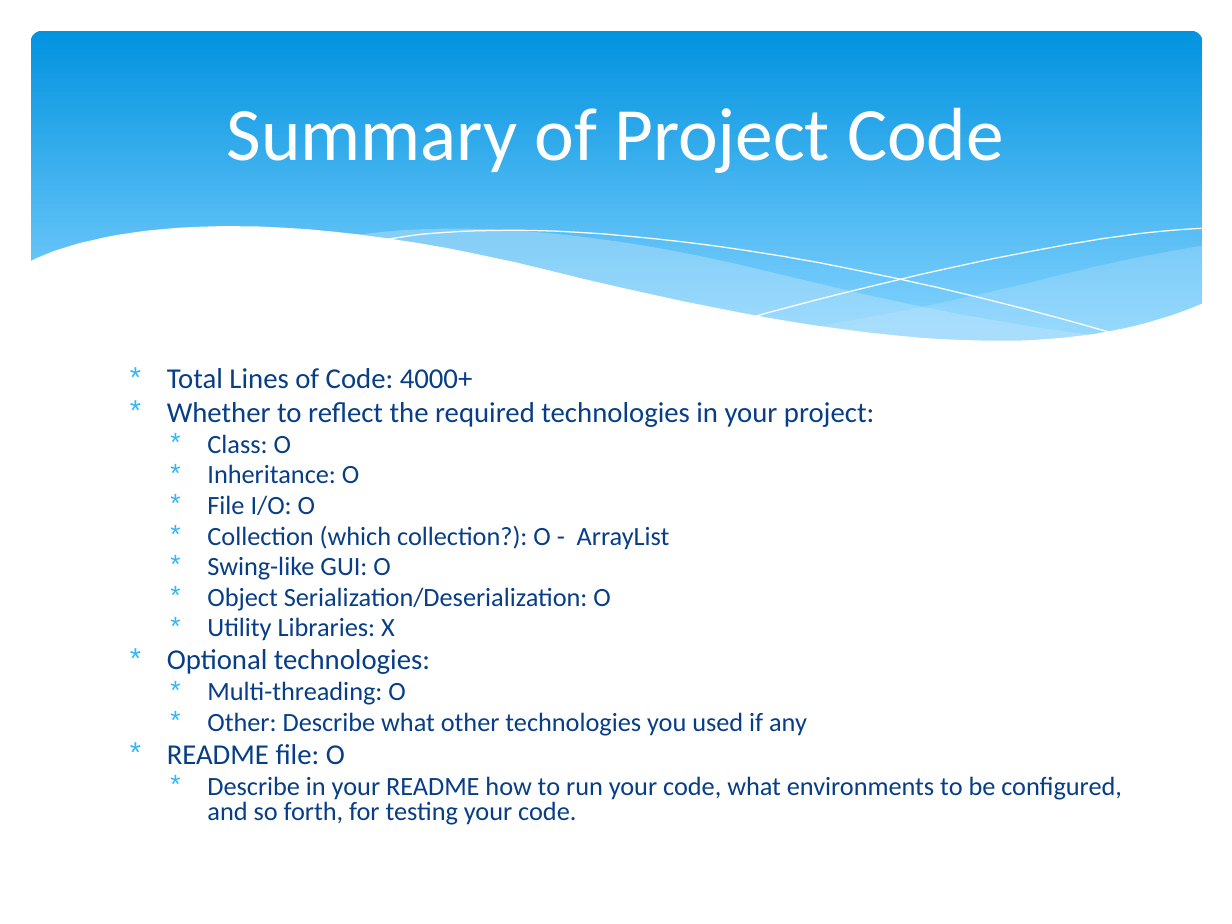
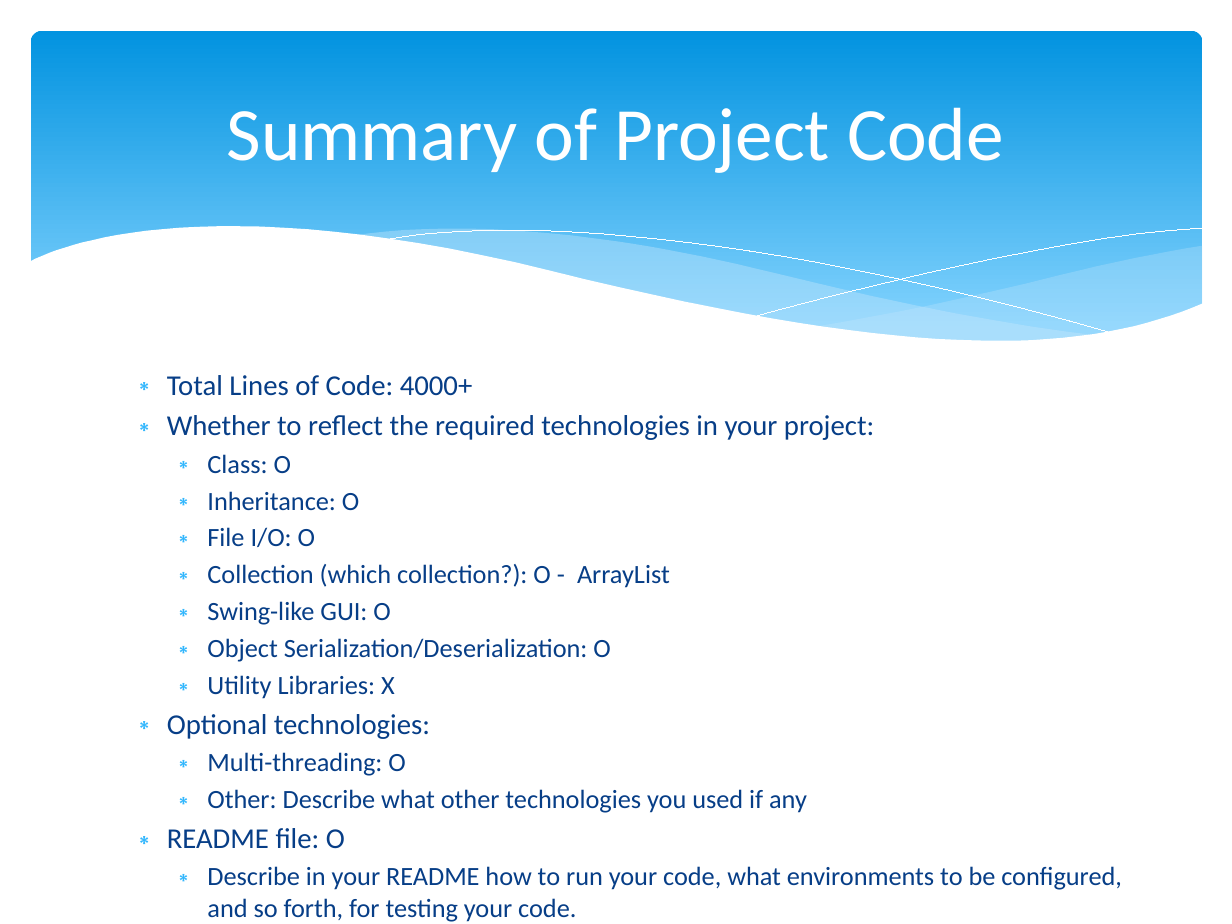
Before and after one commit to hankn01/VaccineCMSJavaSwing, a slide deck: slide 16 of team1Presentation.pptx. Drawn at 1232x924 pixels with LibreOffice and Linux fonts; fonts in the diff are those of the drawing. Boxes give left, top, right and bottom in pixels: in the first picture for what was removed or moved away, otherwise in the second. Text is boxed around its words. In the diff, an @@ line names an element or a change of style, - is before the commit and + after.

Commit message:
project done

```diff
--- a/team1Presentation.pptx
+++ b/team1Presentation.pptx
@@ rounded rectangle at (x1=31, y1=31, x2=1202, y2=363): fill gradient #0293E0 to #81D2FE to gradient #0293E0 to #83D3FE @@
@@ freeform shape at (x1=381, y1=230, x2=1117, y2=335): outline #FFFFFF 0.75 pt to #FFFFFF 0 pt @@
@@ freeform shape at (x1=755, y1=228, x2=1201, y2=315): outline #FFFFFF 0.75 pt to #FFFFFF 0 pt @@
@@ text "Total Lines of Code: 4000+" at (x1=167, y1=375, x2=1122, y2=922): bullet * to ∗; line spacing 0.8 to 1; more space between paragraphs @@
```
Also in this commit, not shown: 15 other slides changed, 2 slides added, 2 slides removed.
